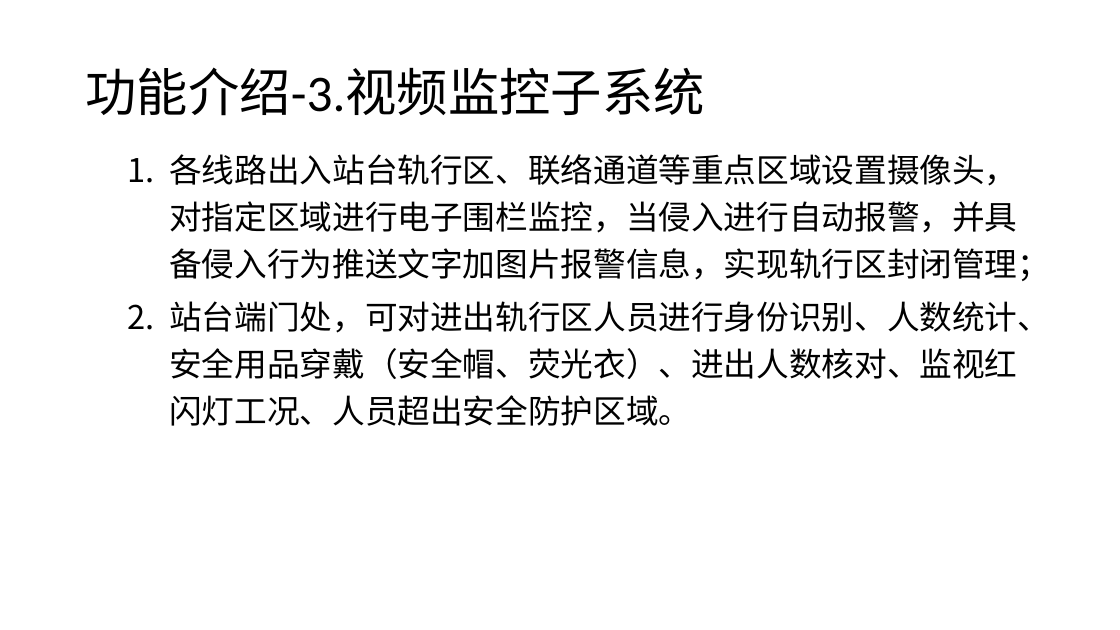
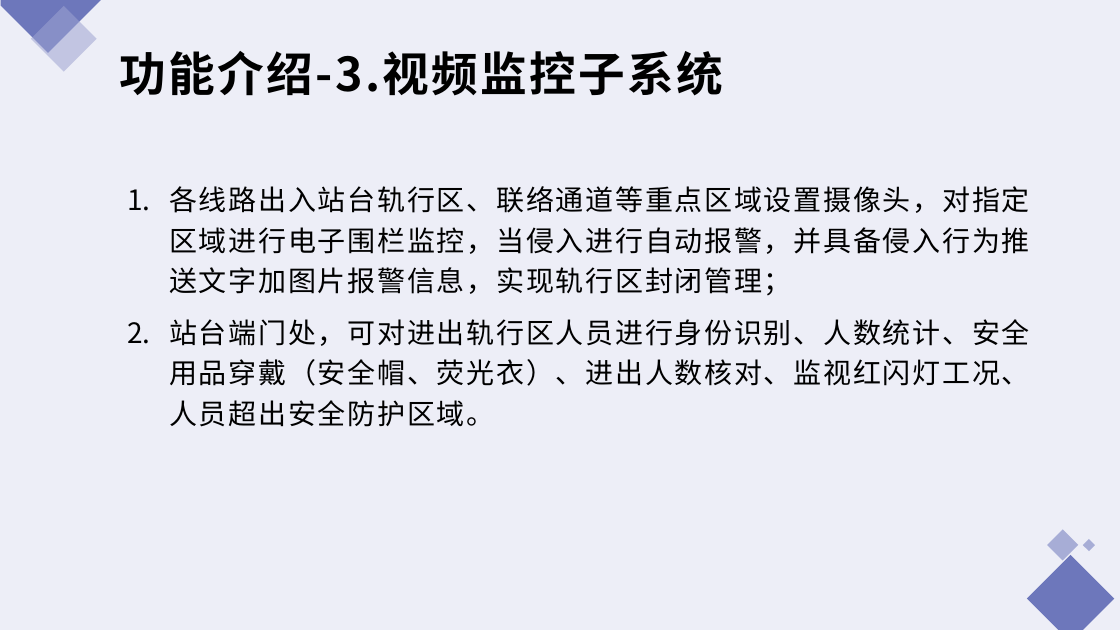
Before and after one commit to hanlibin1981/hlb, a slide deck: slide 8 of 深圳地铁智能施工管控项目总结报告.pptx (slide 7 before the commit). Drawn at 1120x630 pixels with LibreOffice and Linux fonts; fonts in the diff are those of the drawing. Boxes give left, top, right and bottom in pixels: in the first picture for what was removed or moved away, otherwise in the second. Text is boxed around its words. In the diff, an @@ line names an element or a change of style, - is before the commit and + after.

```diff
--- a/深圳地铁智能施工管控项目总结报告.pptx
+++ b/深圳地铁智能施工管控项目总结报告.pptx
@@ background #FFFFFF to #EDEEF7 @@
@@ group added at (0,0,1115,630): 3 rectangles, 2 freeform shapes @@
@@ title "功能介绍-3.视频监控子系统": place and size @@
-title "功能介绍-3.视频监控子系统" at (85,67,705,116)
+title "功能介绍-3.视频监控子系统" at (120,51,723,96)
@@ title "功能介绍-3.视频监控子系统" at (120,51,723,96): size 44 to 40 pt, letter spacing 0 to 2 pt, bold on; font Calibri to Noto Sans CJK SC in "功能介绍-3.视频监控子系统"; line spacing 0.9 to 1; vertical alignment middle to top @@
@@ text "各线路出入站台轨行区、联络通道等重点区域设置摄像头，对指定区域进行电子围栏监控，当侵入进行自动报警，并具备侵入行为推送文 ...": place and size @@
-text "各线路出入站台轨行区、联络通道等重点区域设置摄像头，对指定区域进行电子围栏监控，当侵入进行自动报警，并具备侵入行为推送文 ..." at (169,154,1050,426)
+text "各线路出入站台轨行区、联络通道等重点区域设置摄像头，对指定区域进行电子围栏监控，当侵入进行自动报警，并具备侵入行为推送文 ..." at (169,186,1030,427)
@@ text "各线路出入站台轨行区、联络通道等重点区域设置摄像头，对指定区域进行电子围栏监控，当侵入进行自动报警，并具备侵入行为推送文 ..." at (169,186,1030,427): size 28 to 24 pt, letter spacing 0 to 1.5 pt; more space between paragraphs @@
```
Also in this commit, not shown: 9 other slides changed, 1 slide added.
